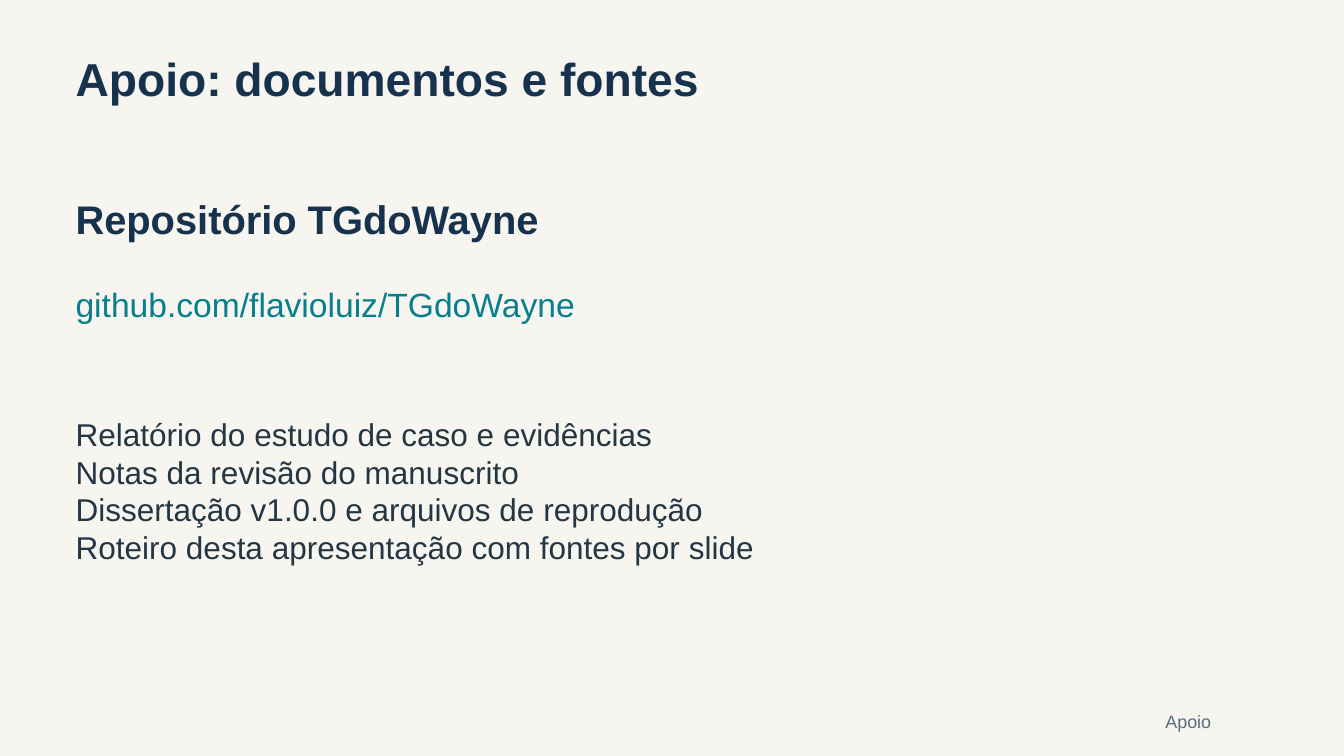
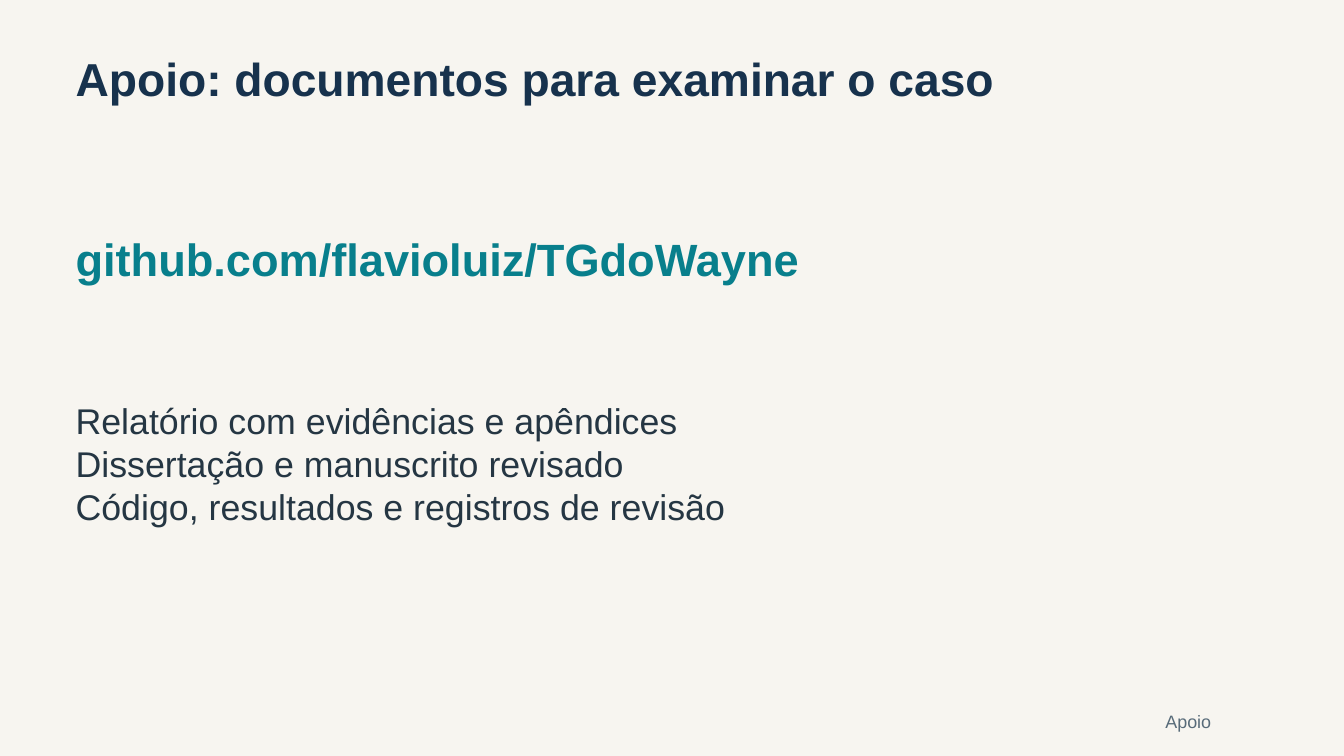
Before and after one commit to flavioluiz/TGdoWayne, a slide deck: slide 18 of presentations/experimento/experimento_codex.pptx (slide 23 before the commit). Drawn at 1344x756 pixels with LibreOffice and Linux fonts; fonts in the diff are those of the drawing. Boxes give left, top, right and bottom in pixels: in the first picture for what was removed or moved away, otherwise in the second. Text is boxed around its words. In the diff, an @@ line names an element or a change of style, - is before the commit and + after.

Commit message:
docs: reformula narrativa e visual do estudo de caso para a pos-graduacao

```diff
--- a/presentations/experimento/experimento_codex.pptx
+++ b/presentations/experimento/experimento_codex.pptx
@@ text at <box>76,62,993,106</box>: text changed @@
-Apoio: documentos e fontes
+Apoio: documentos para examinar o caso
@@ text removed at <box>76,204,539,242</box> @@
-Repositório TGdoWayne
@@ text "github.com/flavioluiz/TGdoWayne": place and size @@
-text "github.com/flavioluiz/TGdoWayne" at <box>76,292,575,324</box>
+text "github.com/flavioluiz/TGdoWayne" at <box>76,243,799,284</box>
@@ text "github.com/flavioluiz/TGdoWayne" at <box>76,243,799,284</box>: size 24 to 32.2 pt, bold on @@
@@ text added at <box>76,407,725,527</box>, 25.5 pt, text #253643 @@
+Relatório com evidências e apêndices
+Dissertação e manuscrito revisado
+Código, resultados e registros de revisão
@@ text removed at <box>76,422,754,565</box> @@
-Relatório do estudo de caso e evidências
-Notas da revisão do manuscrito
-Dissertação v1.0.0 e arquivos de reprodução
-Roteiro desta apresentação com fontes por slide
```
Also in this commit, not shown: 1 other slide changed, 16 slides added, 21 slides removed, 10 other files.
